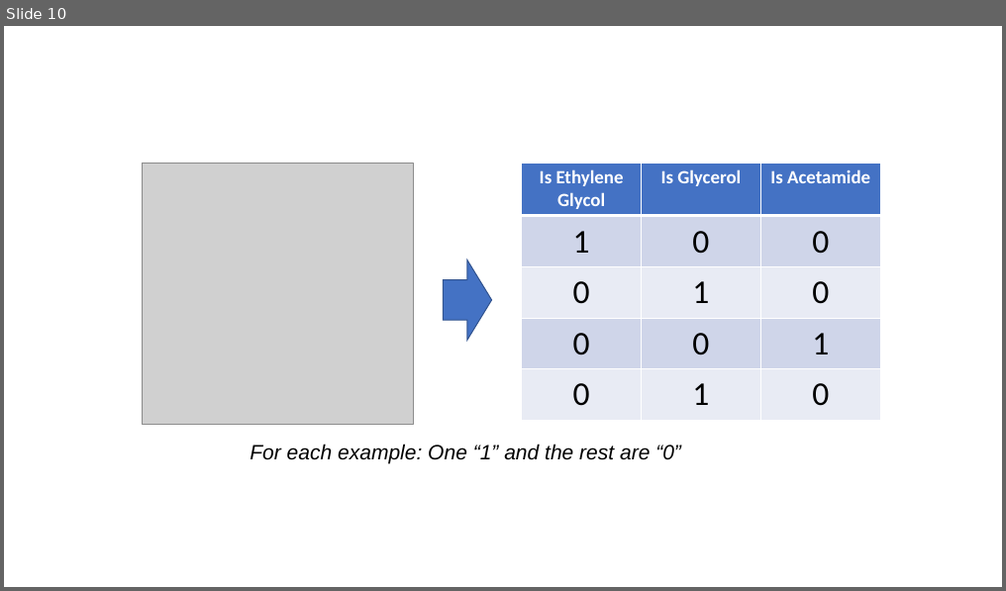
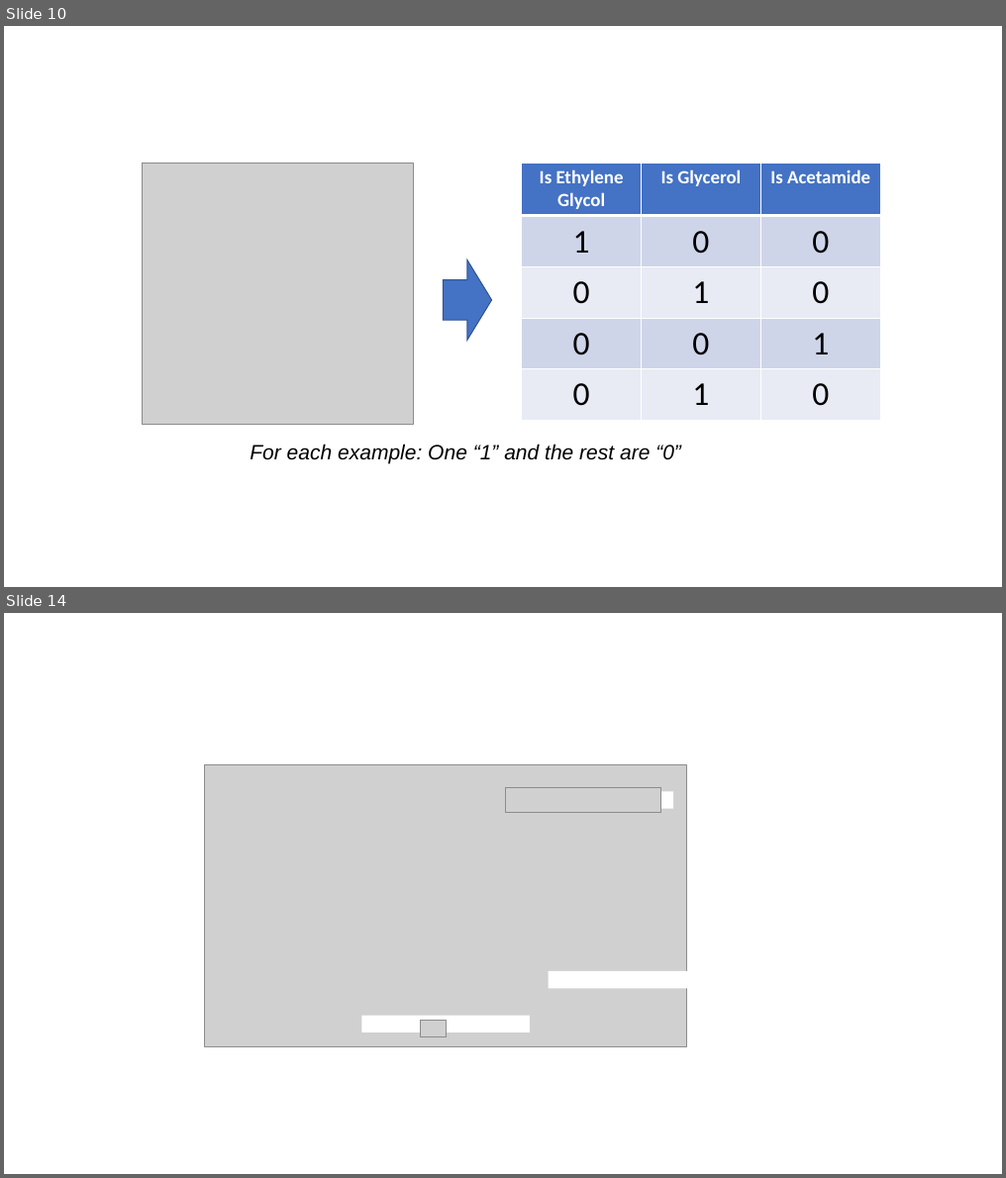
Before and after one commit to UWDIRECT/UWDIRECT.github.io, a slide deck: dsmcer_2023_update/Lecture_Notebooks/L4_visual_support.pptx. Shown one above the other, each under a label of ours: slide 10 before the commit, slides 10 and 14 after it; the slides between them are not shown. The pictures are 1006x591 and 1006x1178 pixels, drawn with LibreOffice and Linux fonts; fonts in the diff are those of the drawing; grey boxes stand for pictures. Boxes give left, top, right and bottom in pixels: in the first picture for what was removed or moved away, otherwise in the second. Text is boxed around its words. In the diff, an @@ line names an element or a change of style, - is before the commit and + after.

```diff
--- a/dsmcer_2023_update/Lecture_Notebooks/L4_visual_support.pptx
+++ b/dsmcer_2023_update/Lecture_Notebooks/L4_visual_support.pptx
@@ slide 14 added at bbox=[4, 613, 1002, 1174], background #FFFFFF @@
@@ picture added at bbox=[205, 765, 687, 1047] @@
@@ picture added at bbox=[506, 788, 661, 813] @@
@@ rectangle added at bbox=[506, 792, 673, 809], fill #FFFFFF @@
@@ rectangle added at bbox=[548, 971, 716, 989], fill #FFFFFF, 18 pt, text #FFFFFF @@
+v
@@ rectangle added at bbox=[361, 1016, 530, 1033], fill #FFFFFF @@
@@ picture added at bbox=[420, 1020, 446, 1038] @@
```
Also in this commit, not shown: 7 other slides added, 1 slide removed.
